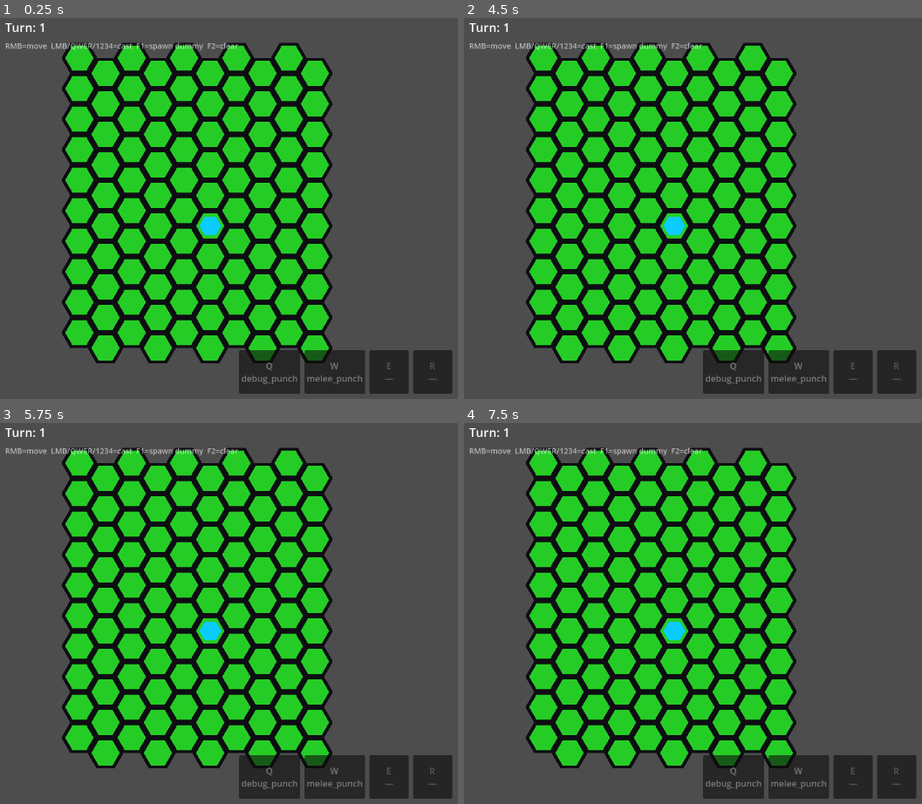
Above: before the commit, frames 1-4 (two rows, left to right).
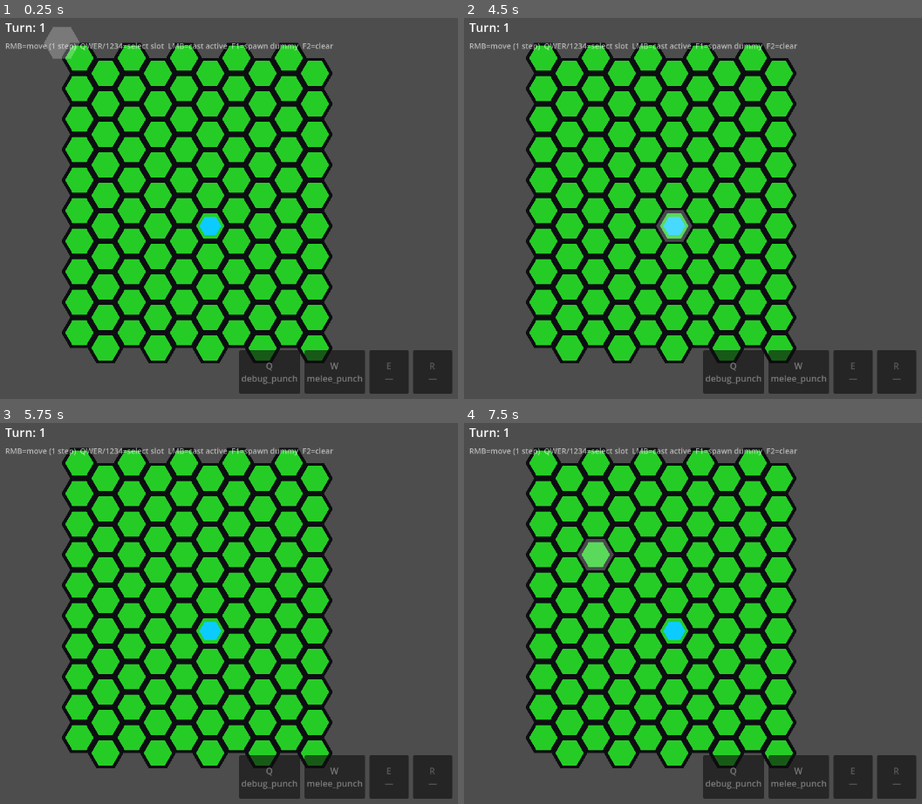
Above: after the commit, the same moments.

Repository: TortikP/GameJamProject
Game: Godot game, scene res://scenes/dev/godmode.tscn
Two runs of this game, one before a commit and one after it. Both use one fixed random seed, a clock stepped at 60 frames per second and the inputs below. This scene is started directly instead of the project's main scene.
Inputs (mouse positions are in pixels of both pictures, inside the frame that each line leads up to):
- Up to frame 1 (0.25 s): no input
- Up to frame 2 (4.5 s): click "Q debug_punch" at 0.5 s; click "W melee_punch" at 1.25 s; click "E —" at 2 s; click "R —" at 2.75 s; tap Enter at 3.5 s; move the mouse to (outside the picture) at 3.52 s; hold D (hex_move_bottom_right) 3.53-4.28 s; tap S (hex_move_bottom) at 3.6 s; click (outside the picture) at 3.67 s; tap Space at 3.77, 4.25 s; move the mouse to (670, 227) at 4.27 s; hold A (hex_move_bottom_left) from 4.28 s (still down); tap W (hex_move_top) at 4.35 s
- Up to frame 3 (5.75 s): tap Space at 4.52 s; tap Enter at 5, 5.1 s; move the mouse to (416, 525) at 5.02 s; release A (hex_move_bottom_left) at 5.03 s; hold D (hex_move_bottom_right) from 5.03 s (still down)
- Up to frame 4 (7.5 s): tap Space at 5.75, 6.02, 6.77, 7.25 s; move the mouse to (775, 689) at 5.77 s; tap S (hex_move_bottom) at 5.85 s; click (775, 689) at 5.92 s; tap Enter at 6.5, 7.35 s; move the mouse to (outside the picture) at 6.52 s; release D (hex_move_bottom_right) at 6.53 s; hold A (hex_move_bottom_left) from 6.53 s (still down); tap W (hex_move_top) at 6.6 s; move the mouse to (601, 552) at 7.27 s

The runs differ from the first frame. In frame 1, 1.0% of the frame differs, in the area x 9-73%, y 2-11%; in frame 2, 1.1%, in the area x 10-73%, y 6-59%; in frame 3, 0.6%; in frame 4, 1.0%.

Commit message:
fix(godmode): decouple key from cast — keys select, LMB confirms
Previous wiring auto-cast on key press, which removed any aim phase.
Now: QWER/1234 = set_active only. LMB on target = cast active slot.
SlotBar castability tint already gives the aim feedback (yellow when
cursor on valid target for selected ability, grey otherwise).

Also reused Egor's HexCursor in godmode scene as a child of HexGrid —
white hex highlight under mouse, makes the implicit aim explicit.

Updated HelpLabel text to reflect new control scheme.

Diff:
--- a/scenes/dev/godmode.tscn
+++ b/scenes/dev/godmode.tscn
@@ -1,15 +1,21 @@
-[gd_scene load_steps=6 format=3 uid="uid://godmode_001"]
+[gd_scene load_steps=7 format=3 uid="uid://godmode_001"]
 
 [ext_resource type="PackedScene" uid="uid://hex_grid_001" path="res://scenes/arena/hex_grid.tscn" id="1_hexgrid"]
 [ext_resource type="Script" path="res://scripts/presentation/godmode/godmode_controller.gd" id="2_controller"]
 [ext_resource type="Script" path="res://scripts/core/actors/actor_registry.gd" id="3_registry"]
 [ext_resource type="Script" path="res://scripts/presentation/godmode/turn_counter.gd" id="4_turncount"]
 [ext_resource type="Script" path="res://scripts/presentation/godmode/slot_bar.gd" id="5_slotbar"]
+[ext_resource type="Script" path="res://scripts/presentation/hex_cursor.gd" id="6_hexcursor"]
 
 [node name="Godmode" type="Node2D"]
 
 [node name="HexGrid" parent="." instance=ExtResource("1_hexgrid")]
 position = Vector2(120, 60)
+
+[node name="HexCursor" type="Polygon2D" parent="HexGrid"]
+script = ExtResource("6_hexcursor")
+color = Color(1, 1, 1, 0.25)
+grid = NodePath("..")
 
 [node name="ActorRegistry" type="Node" parent="."]
 script = ExtResource("3_registry")
@@ -36,7 +42,7 @@
 offset_top = 56.0
 offset_right = 600.0
 offset_bottom = 84.0
-text = "RMB=move  LMB/QWER/1234=cast  F1=spawn dummy  F2=clear"
+text = "RMB=move (1 step)  QWER/1234=select slot  LMB=cast active  F1=spawn dummy  F2=clear"
 theme_override_font_sizes/font_size = 14
 modulate = Color(1, 1, 1, 0.6)
 
--- a/scripts/presentation/godmode/godmode_controller.gd
+++ b/scripts/presentation/godmode/godmode_controller.gd
@@ -165,7 +165,9 @@
 		return
 	for i in 4:
 		if event.is_action_pressed("cast_slot_%d" % i):
-			_activate_and_cast(i)
+			# Key only SELECTS the slot. Cast is confirmed by LMB on target.
+			if _slot_bar_node != null:
+				_slot_bar_node.set_active(i)
 			get_viewport().set_input_as_handled()
 			return
 	if event is InputEventMouseButton:
@@ -206,13 +208,6 @@
 	await grid.move_actor(PLAYER_ID, coord)
 	if grid.get_coord(PLAYER_ID) != from:
 		TurnManager.advance()
-
-
-func _activate_and_cast(slot_index: int) -> void:
-	if _slot_bar_node == null:
-		return
-	_slot_bar_node.set_active(slot_index)
-	_cast_slot(slot_index)
 
 
 func _request_cast_active() -> void:
